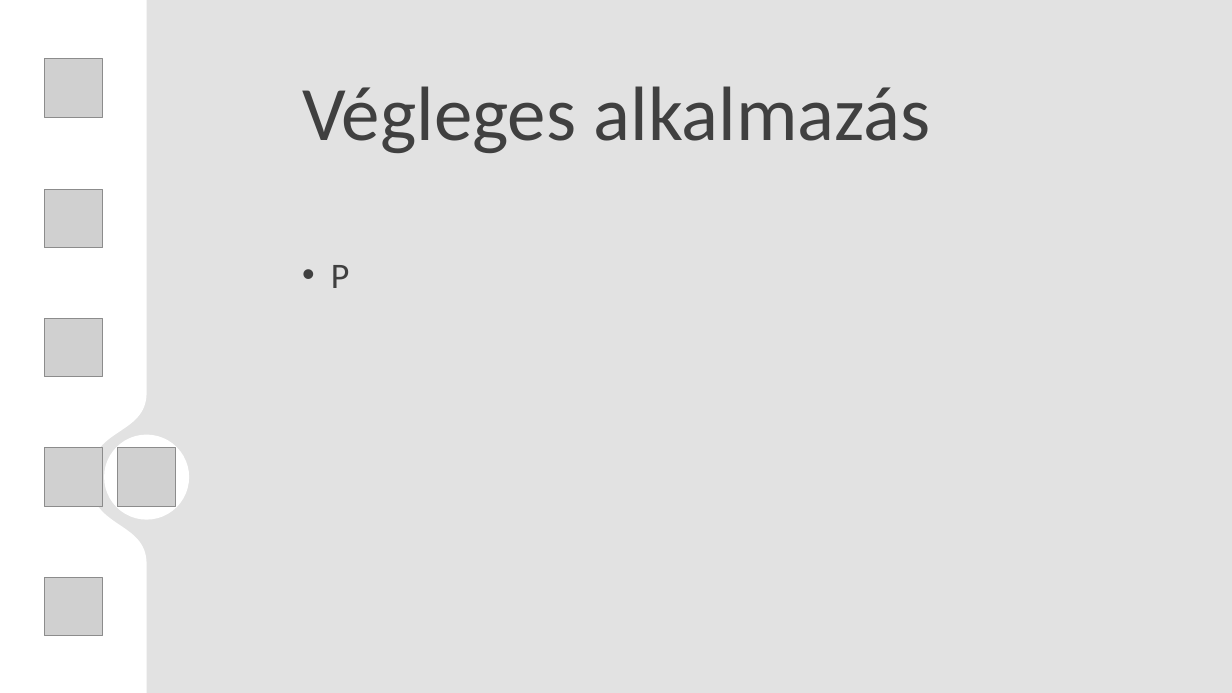
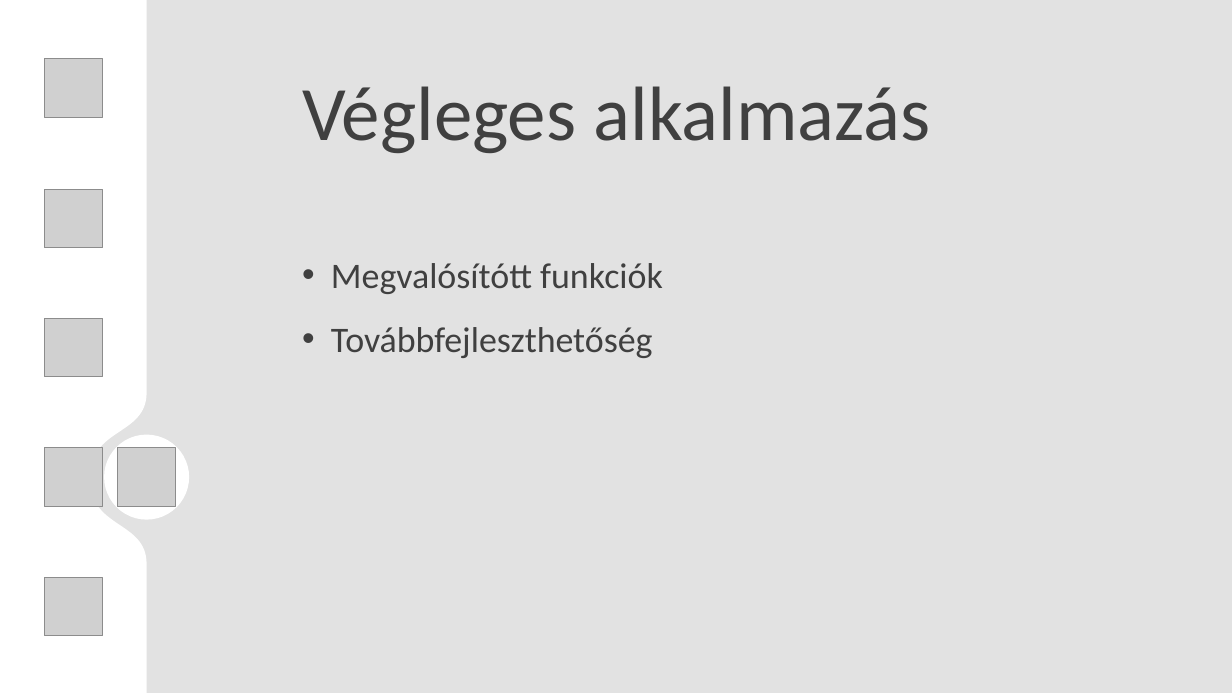
Before and after one commit to egri-richard/TurboNote, a slide deck: slide 19 of TNote_presentation.pptx. Drawn at 1232x693 pixels with LibreOffice and Linux fonts; fonts in the diff are those of the drawing; grey boxes stand for pictures; background and template pictures are left out. Boxes give left, top, right and bottom in pixels: in the first picture for what was removed or moved away, otherwise in the second. Text is boxed around its words. In the diff, an @@ line names an element or a change of style, - is before the commit and + after.

```diff
--- a/TNote_presentation.pptx
+++ b/TNote_presentation.pptx
@@ text at (331, 263, 663, 358): text changed @@
-• P
+• Megvalósítótt funkciók
+• Továbbfejleszthetőség
```
Also in this commit, not shown: 2 other slides changed.
